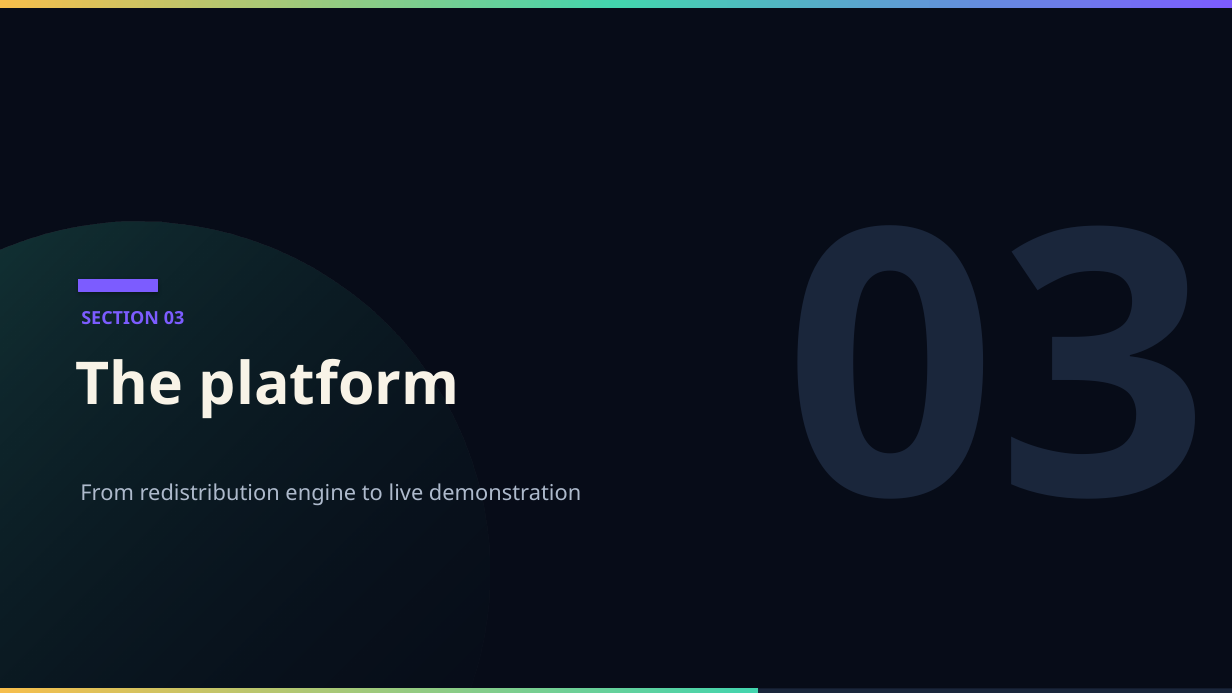
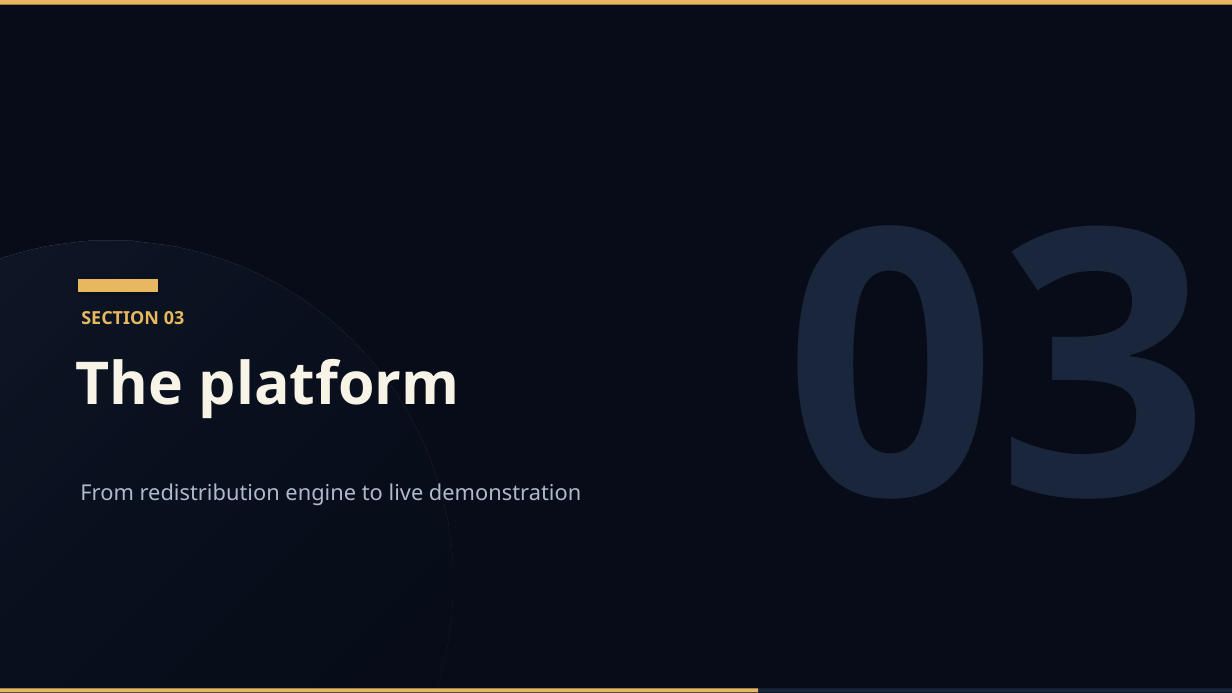
Before and after one commit to lesnargitonga/MediMatch, a slide deck: slide 8 of presentation/MediMatch_Conference_Deck.pptx. Drawn at 1232x693 pixels with LibreOffice and Linux fonts; fonts in the diff are those of the drawing. Boxes give left, top, right and bottom in pixels: in the first picture for what was removed or moved away, otherwise in the second. Text is boxed around its words. In the diff, an @@ line names an element or a change of style, - is before the commit and + after.

```diff
--- a/presentation/MediMatch_Conference_Deck.pptx
+++ b/presentation/MediMatch_Conference_Deck.pptx
@@ rectangle at box(0, 0, 1232, 5): fill gradient #F6BE4C to #43D5AE to #7C5CFF to #E8B860 @@
@@ ellipse: place and size @@
-ellipse at box(0, 222, 490, 693)
+ellipse at box(0, 240, 453, 693)
@@ ellipse at box(0, 240, 453, 693): fill gradient #43D5AE to #070C18 to gradient #1A263C to #070C18 @@
@@ rectangle at box(79, 279, 157, 291): fill #7C5CFF to #E8B860; outline #7C5CFF 0.75 pt to #E8B860 0.75 pt @@
@@ text "SECTION 03" at box(81, 311, 185, 324): text colour #7C5CFF to #E8B860 @@
@@ rectangle at box(0, 689, 758, 692): fill gradient #F6BE4C to #43D5AE to #E8B860 @@
```
Also in this commit, not shown: 12 other slides changed, 2 other files.
